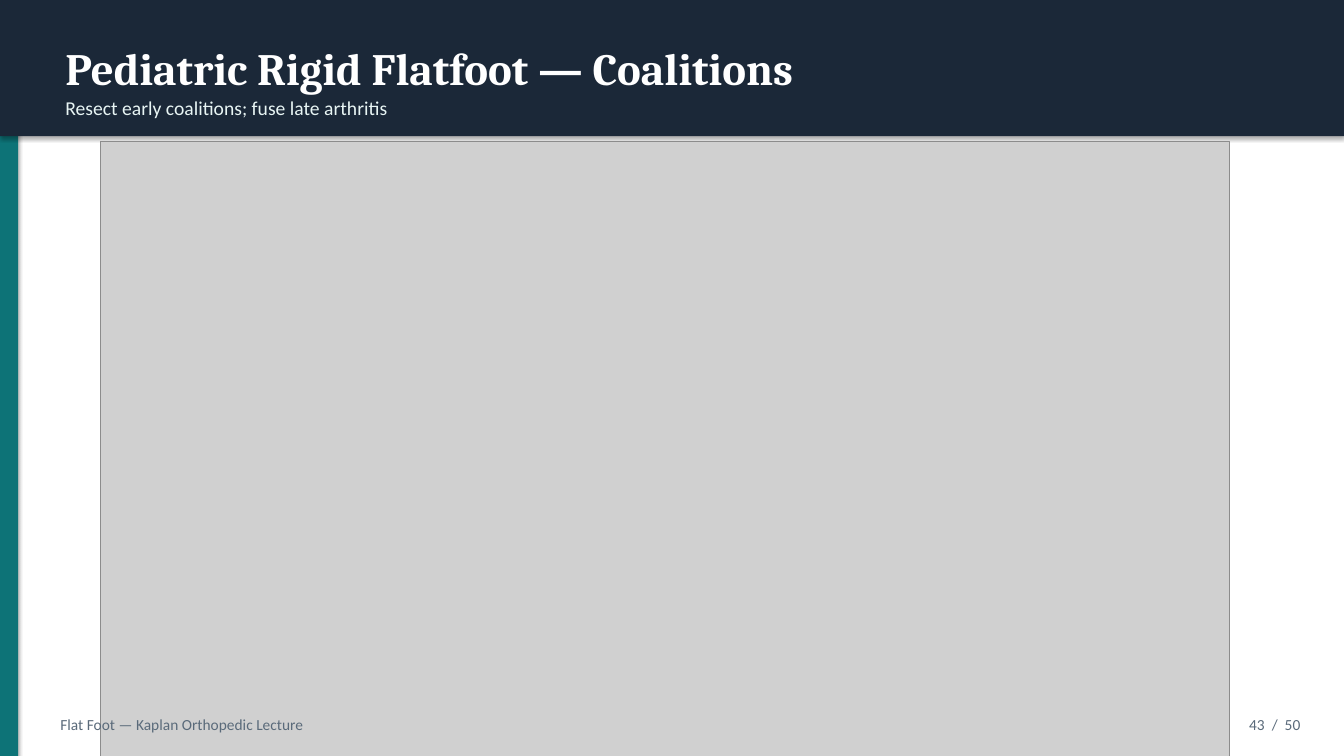
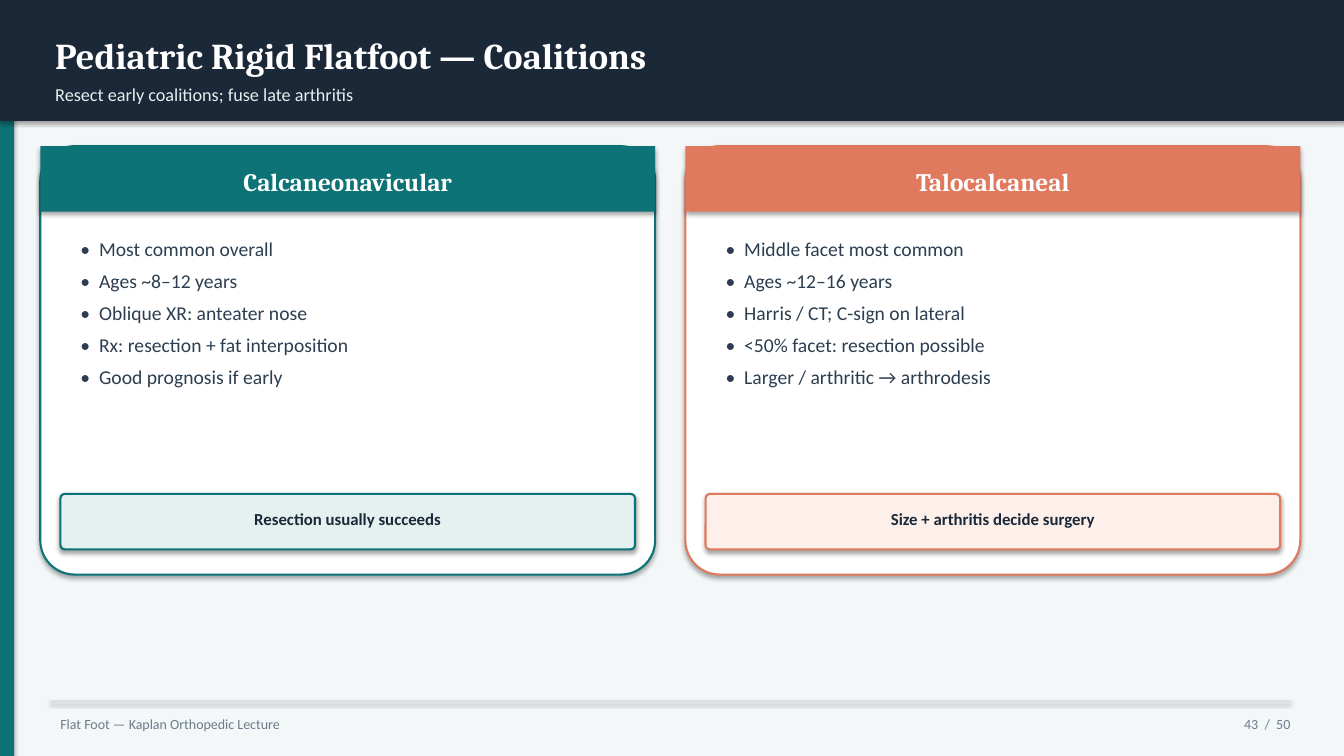
Before and after one commit to AhmedMohsen74/Ahmed-Mohsen-Mohamed, a slide deck: slide 43 of flatfoot-lecture/Flat_Foot_Kaplan_Orthopedic_Lecture.pptx. Drawn at 1344x756 pixels with LibreOffice and Linux fonts; fonts in the diff are those of the drawing; grey boxes stand for pictures. Boxes give left, top, right and bottom in pixels: in the first picture for what was removed or moved away, otherwise in the second. Text is boxed around its words. In the diff, an @@ line names an element or a change of style, - is before the commit and + after.

```diff
--- a/flatfoot-lecture/Flat_Foot_Kaplan_Orthopedic_Lecture.pptx
+++ b/flatfoot-lecture/Flat_Foot_Kaplan_Orthopedic_Lecture.pptx
@@ rectangle: place and size @@
-rectangle at <box>0,0,18,756</box>
+rectangle at <box>0,0,14,756</box>
@@ rectangle: place and size @@
-rectangle at <box>0,0,1344,136</box>
+rectangle at <box>0,0,1344,121</box>
@@ rectangle added at <box>0,0,1344,756</box>, fill #F4F7F8 @@
@@ text "Pediatric Rigid Flatfoot — Coalitions": place and size @@
-text "Pediatric Rigid Flatfoot — Coalitions" at <box>65,53,793,95</box>
+text "Pediatric Rigid Flatfoot — Coalitions" at <box>55,43,647,77</box>
@@ text "Pediatric Rigid Flatfoot — Coalitions" at <box>55,43,647,77</box>: size 32 to 26 pt @@
@@ text "Resect early coalitions; fuse late ...": place and size @@
-text "Resect early coalitions; fuse late ..." at <box>65,101,387,118</box>
+text "Resect early coalitions; fuse late ..." at <box>55,88,353,104</box>
@@ text "Resect early coalitions; fuse late ..." at <box>55,88,353,104</box>: size 14 to 13 pt, text colour #E8F5F4 to #E4F1F0 @@
@@ rounded rectangle added at <box>40,146,655,575</box>, fill #FFFFFF, outline #0D7377 1.5 pt @@
@@ rectangle added at <box>40,146,655,212</box>, fill #0D7377 @@
@@ picture removed at <box>101,141,1230,756</box> @@
@@ rounded rectangle added at <box>686,146,1301,575</box>, fill #FFFFFF, outline #E07A5F 1.5 pt @@
@@ rectangle added at <box>686,146,1301,212</box>, fill #E07A5F @@
@@ text added at <box>243,173,452,192</box>, 18 pt, text #FFFFFF, bold @@
+Calcaneonavicular
@@ text added at <box>916,173,1069,191</box>, 18 pt, text #FFFFFF, bold @@
+Talocalcaneal
@@ text added at <box>99,242,348,388</box>, 14 pt, text #2C3E50 @@
+• Most common overall
+• Ages ~8–12 years
+• Oblique XR: anteater nose
+• Rx: resection + fat interposition
+• Good prognosis if early
@@ text added at <box>744,242,991,388</box>, 14 pt, text #2C3E50 @@
+• Middle facet most common
+• Ages ~12–16 years
+• Harris / CT; C-sign on lateral
+• <50% facet: resection possible
+• Larger / arthritic → arthrodesis
@@ rounded rectangle added at <box>60,494,635,549</box>, fill #E4F1F0, outline #0D7377 1.5 pt @@
@@ rounded rectangle added at <box>706,494,1280,549</box>, fill #FDF0EB, outline #E07A5F 1.5 pt @@
@@ text added at <box>254,513,441,528</box>, 12 pt, text #1B2838, bold @@
+Resection usually succeeds
@@ text added at <box>891,513,1095,528</box>, 12 pt, text #1B2838, bold @@
+Size + arthritis decide surgery
@@ text "Flat Foot — Kaplan Orthopedic ..." at <box>60,719,279,731</box>: size 11 to 10 pt, text colour #5A6A7A to #6B7C8A @@
@@ rectangle added at <box>50,701,1291,702</box>, fill #D0DCE0 @@
@@ text "43 / 50" at <box>1244,720,1290,729</box>: size 11 to 10 pt, text colour #5A6A7A to #6B7C8A @@
```
Also in this commit, not shown: 49 other slides changed, 14 other files.
